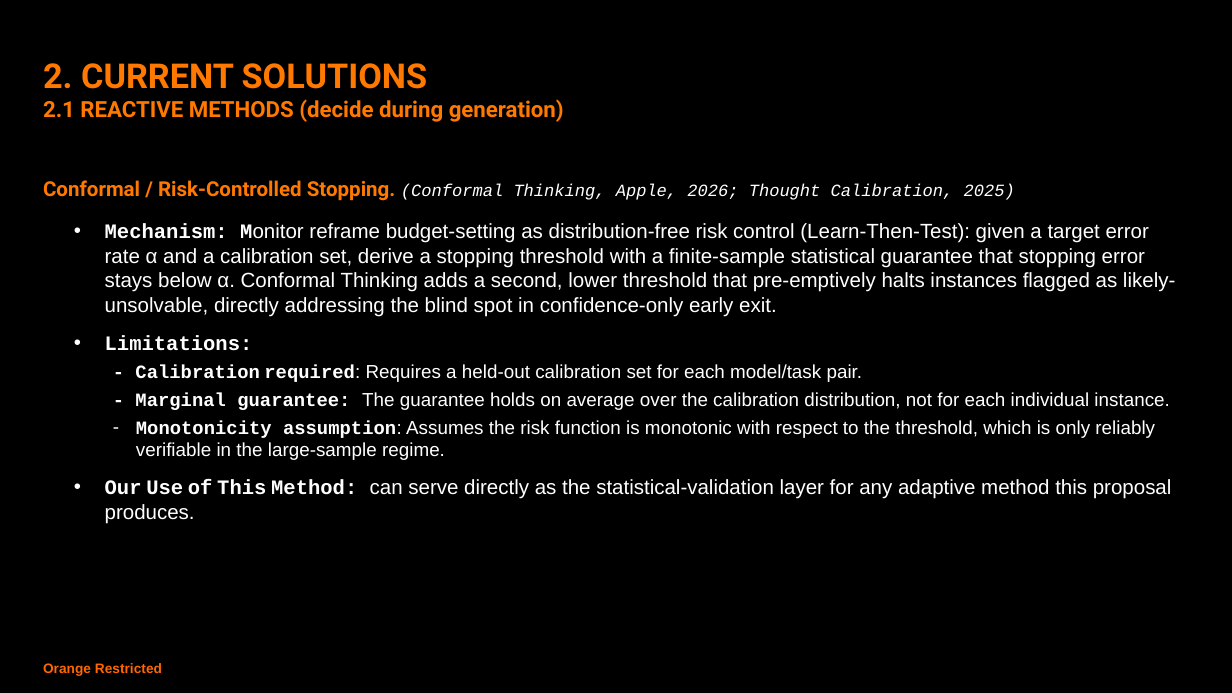
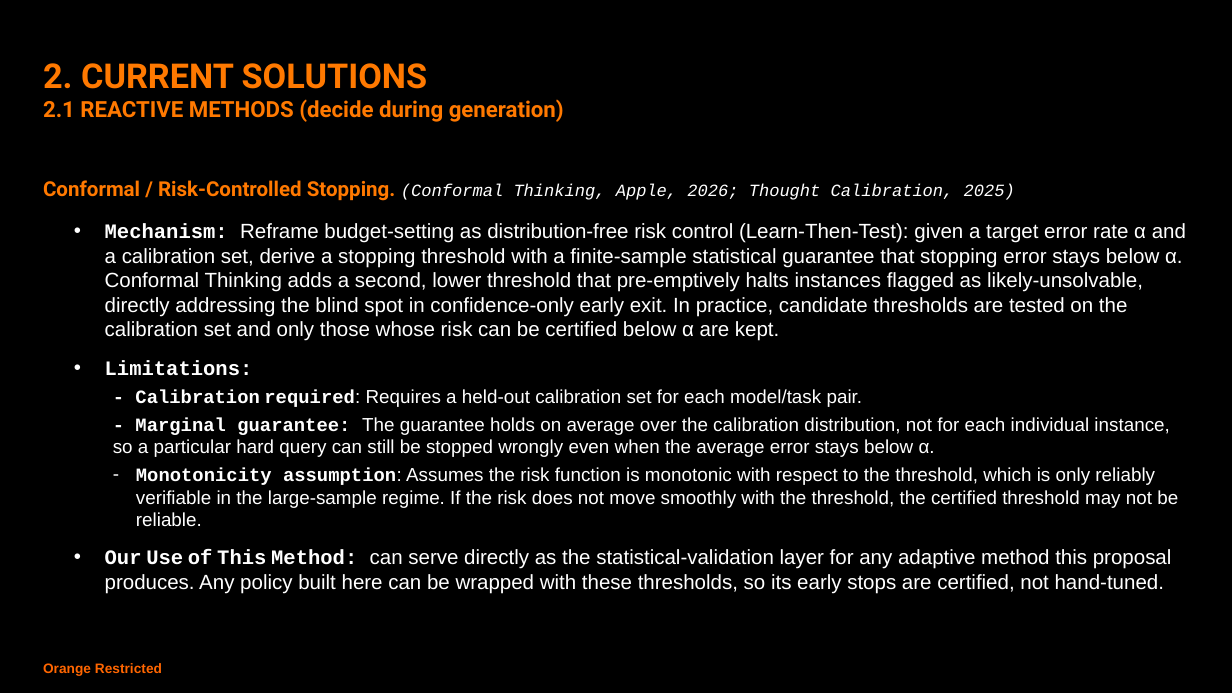
Before and after one commit to tharwat-ux/TTCA, a slide deck: slide 7 of presentation/dynamic_test_time_compute_allocation.pptx. Drawn at 1232x693 pixels with LibreOffice and Linux fonts; fonts in the diff are those of the drawing. Boxes give left, top, right and bottom in pixels: in the first picture for what was removed or moved away, otherwise in the second. Text is boxed around its words. In the diff, an @@ line names an element or a change of style, - is before the commit and + after.

```diff
--- a/presentation/dynamic_test_time_compute_allocation.pptx
+++ b/presentation/dynamic_test_time_compute_allocation.pptx
@@ text at bbox=[105, 223, 1186, 341]: text changed @@
-  • Mechanism: Monitor reframe budget-setting as distribution-free risk control (Learn-Then-Test): given a target error rate α and a calibration set, derive a stopping threshold with a finite-sample statistical guarantee that stopping error stays below α. Conformal Thinking adds a second, lower threshold that pre-emptively halts instances flagged as likely-unsolvable, directly addressing the blind spot in confidence-only early exit.
+  • Mechanism: Reframe budget-setting as distribution-free risk control (Learn-Then-Test): given a target error rate α and a calibration set, derive a stopping threshold with a finite-sample statistical guarantee that stopping error stays below α. Conformal Thinking adds a second, lower threshold that pre-emptively halts instances flagged as likely-unsolvable, directly addressing the blind spot in confidence-only early exit. In practice, candidate thresholds are tested on the calibration set and only those whose risk can be certified below α are kept.
@@ text at bbox=[105, 417, 1178, 594]: text changed @@
-  - Marginal guarantee: The guarantee holds on average over the calibration distribution, not for each individual instance.
-  – Monotonicity assumption: Assumes the risk function is monotonic with respect to the threshold, which is only reliably verifiable in the large-sample regime.
-  • Our Use of This Method: can serve directly as the statistical-validation layer for any adaptive method this proposal produces.
+  - Marginal guarantee: The guarantee holds on average over the calibration distribution, not for each individual instance, so a particular hard query can still be stopped wrongly even when the average error stays below α.
+  – Monotonicity assumption: Assumes the risk function is monotonic with respect to the threshold, which is only reliably verifiable in the large-sample regime. If the risk does not move smoothly with the threshold, the certified threshold may not be reliable.
+  • Our Use of This Method: can serve directly as the statistical-validation layer for any adaptive method this proposal produces. Any policy built here can be wrapped with these thresholds, so its early stops are certified, not hand-tuned.
```
Also in this commit, not shown: 15 other slides changed, 7 slides removed, 23 other files.
